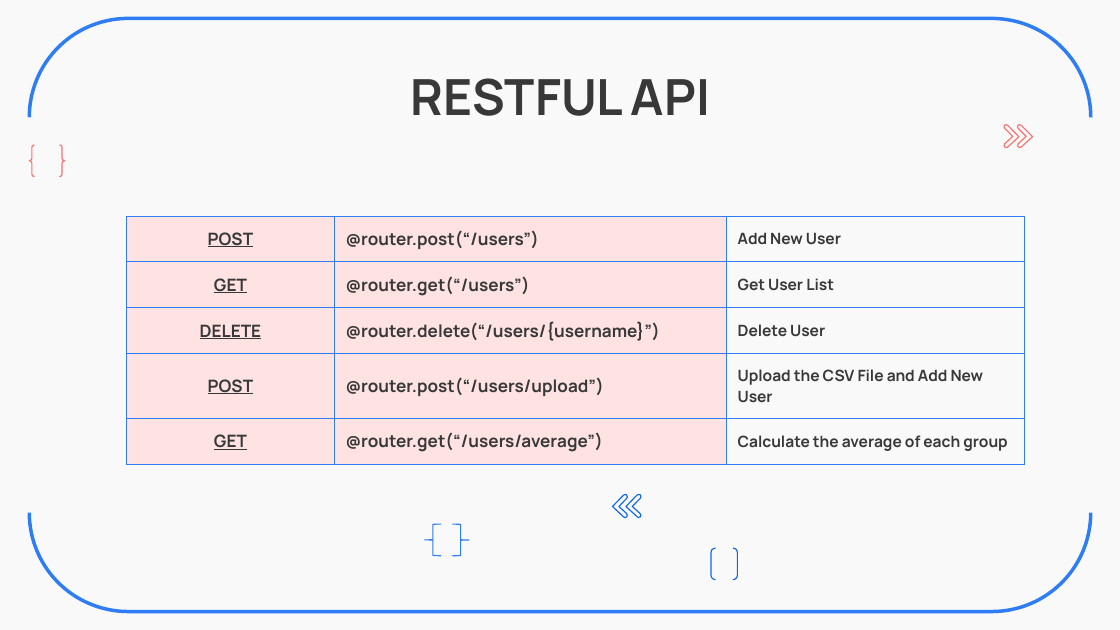
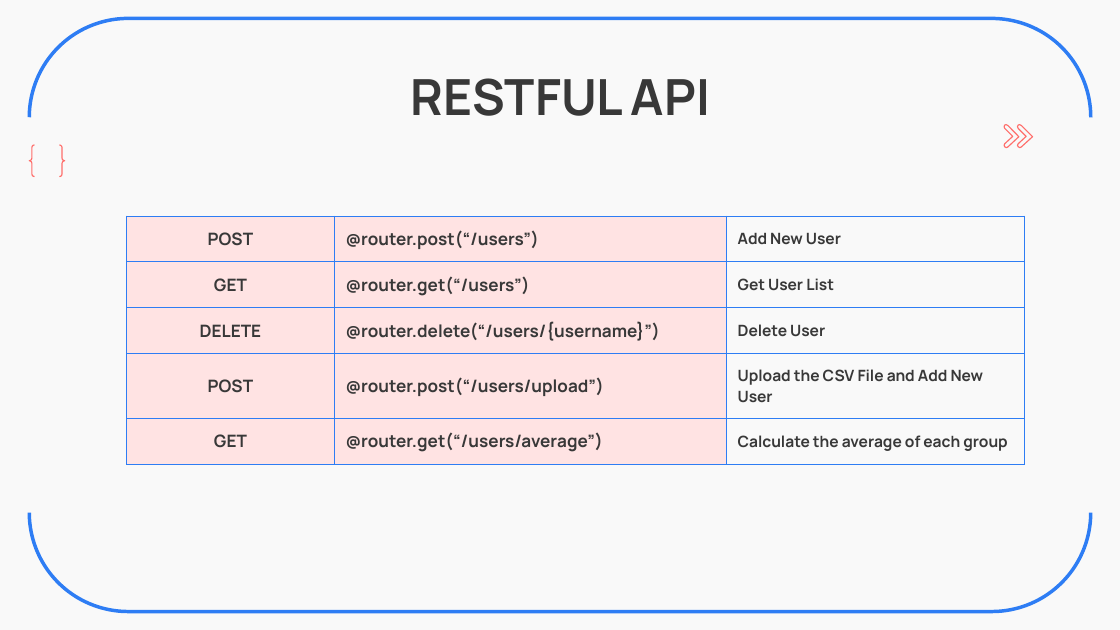
Before and after one commit to ZavierHuang/RESTFUL-API-DESIGN, a slide deck: slide 4 of 黃昱叡_SW2_Backend_Practice.pptx (slide 3 before the commit). Drawn at 1120x630 pixels with LibreOffice and Linux fonts; fonts in the diff are those of the drawing. Boxes give left, top, right and bottom in pixels: in the first picture for what was removed or moved away, otherwise in the second. Text is boxed around its words. In the diff, an @@ line names an element or a change of style, - is before the commit and + after.

```diff
--- a/黃昱叡_SW2_Backend_Practice.pptx
+++ b/黃昱叡_SW2_Backend_Practice.pptx
@@ table at (127,216,1025,467) @@
@@ underline off in "POST", "GET", "DELETE", "POST" and 1 more places @@
@@ rectangle added at (394,489,767,590), fill #F9F9F9 @@
@@ freeform shape removed at (613,495,627,519) @@
@@ freeform shape removed at (626,495,642,519) @@
@@ left brace removed at (424,524,441,556) @@
@@ left brace removed at (452,524,469,556) @@
@@ bracket pair removed at (711,548,738,579) @@
```
Also in this commit, not shown: 17 other slides changed, 1 slide added, 2 other files.
